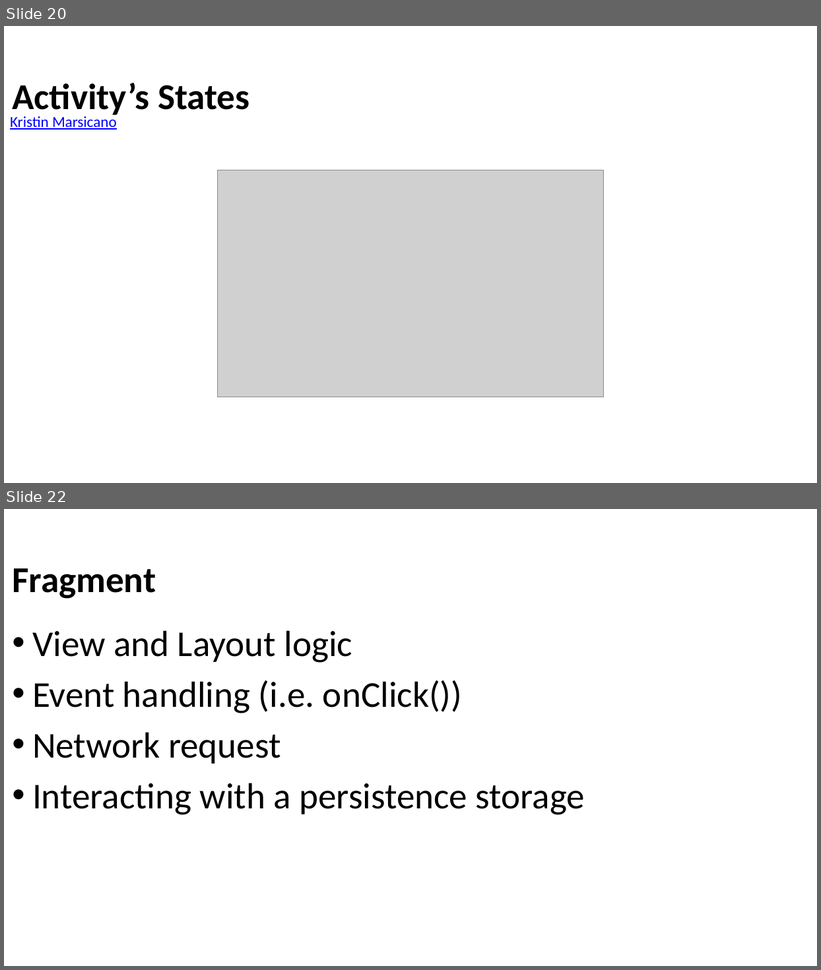
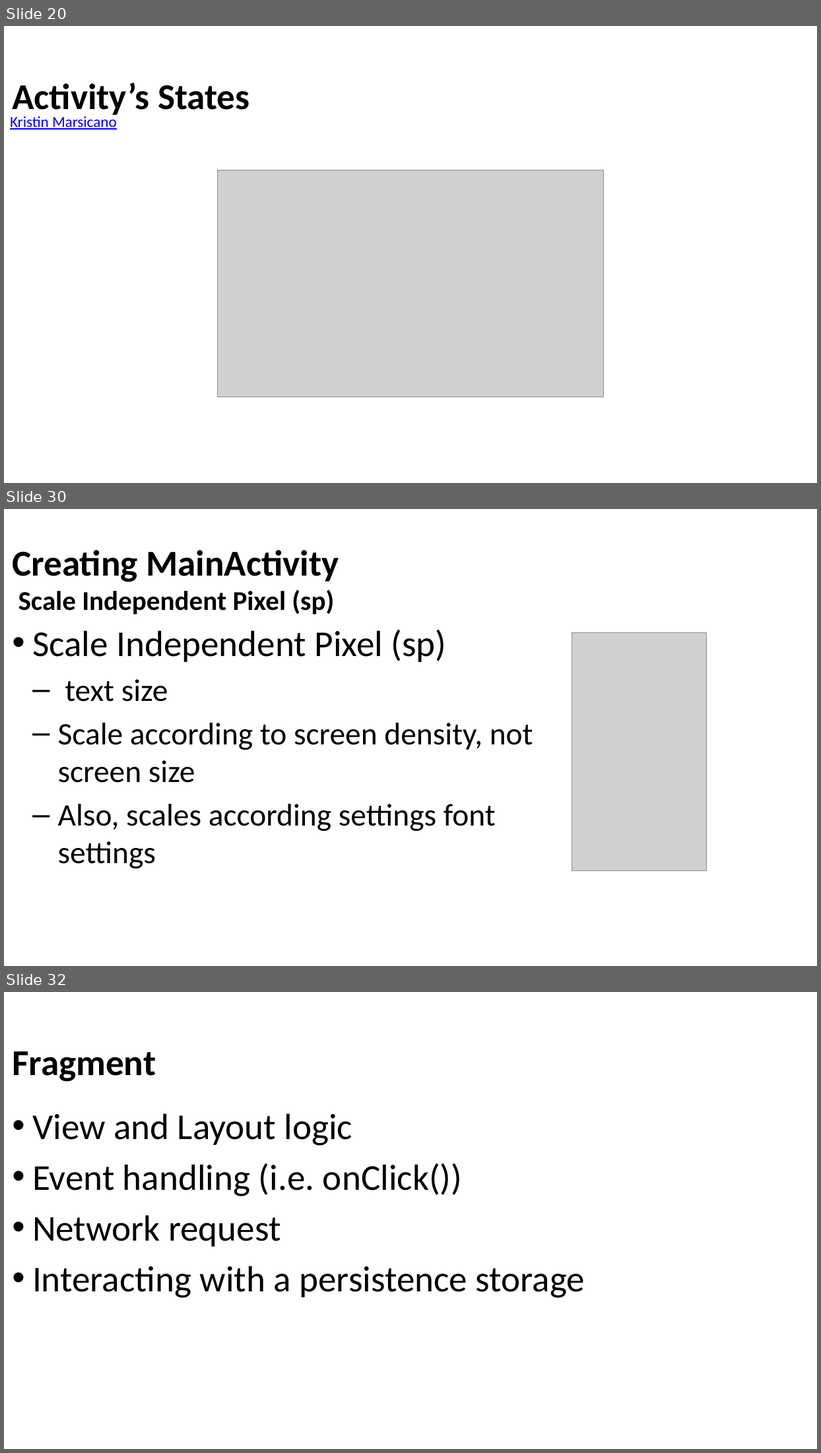
Before and after one commit to Batch-xx/Android-Lunch-Learn, a slide deck: slides/Android Studio_Activities_Fragments.pptx. Shown one above the other, each under a label of ours: slides 20 and 22 before the commit, slides 20, 30 and 32 after it; the slides between them are not shown. The pictures are 821x970 and 821x1453 pixels, drawn with LibreOffice and Linux fonts; fonts in the diff are those of the drawing; grey boxes stand for pictures; background and template pictures are left out. Boxes give left, top, right and bottom in pixels: in the first picture for what was removed or moved away, otherwise in the second. Text is boxed around its words. In the diff, an @@ line names an element or a change of style, - is before the commit and + after.

```diff
--- a/slides/Android Studio_Activities_Fragments.pptx
+++ b/slides/Android Studio_Activities_Fragments.pptx
@@ slide 30 added at bbox=[4, 509, 817, 966], background picture (left out) @@
@@ title added at bbox=[12, 550, 339, 615], 32 pt, text #000000, bold @@
+Creating MainActivity
+Scale Independent Pixel (sp)
@@ text added at bbox=[32, 630, 533, 869], 37 pt, text #000000 @@
+• Scale Independent Pixel (sp)
+  – text size
+  – Scale according to screen density, not screen size
+  – Also, scales according settings font settings
@@ picture added at bbox=[572, 633, 707, 872] @@
@@ what was slide 22 is now slide 32 @@
```
Also in this commit, not shown: 4 slides changed, 10 other slides added, 1 slide removed, 5 other files.
